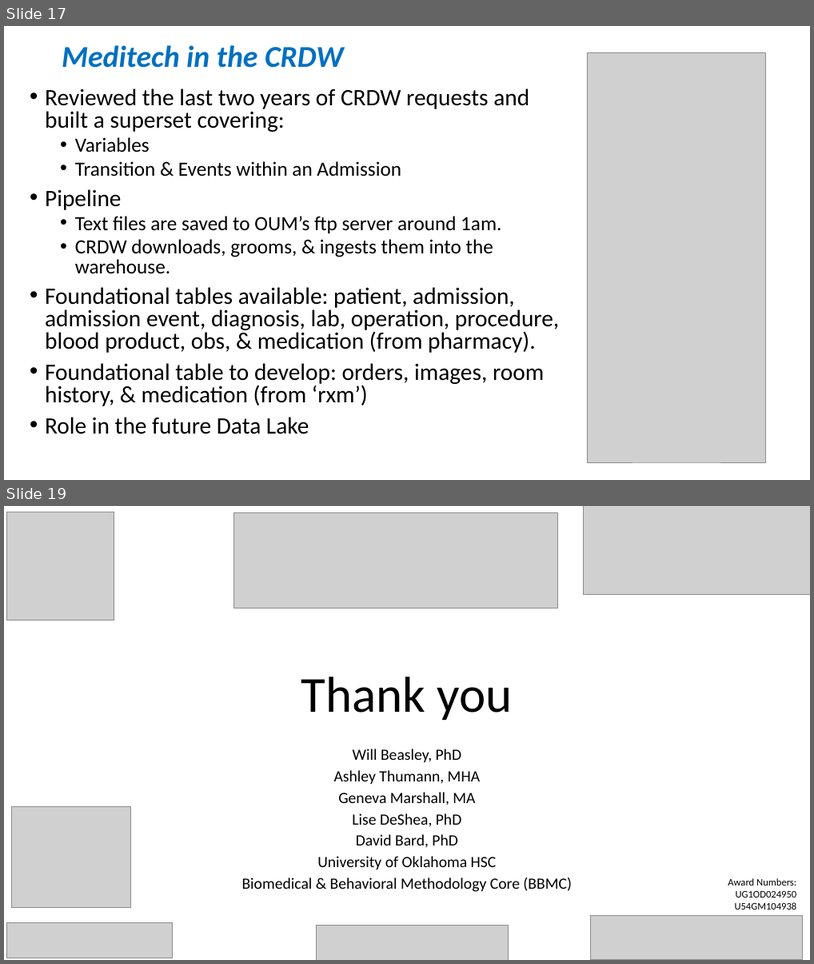
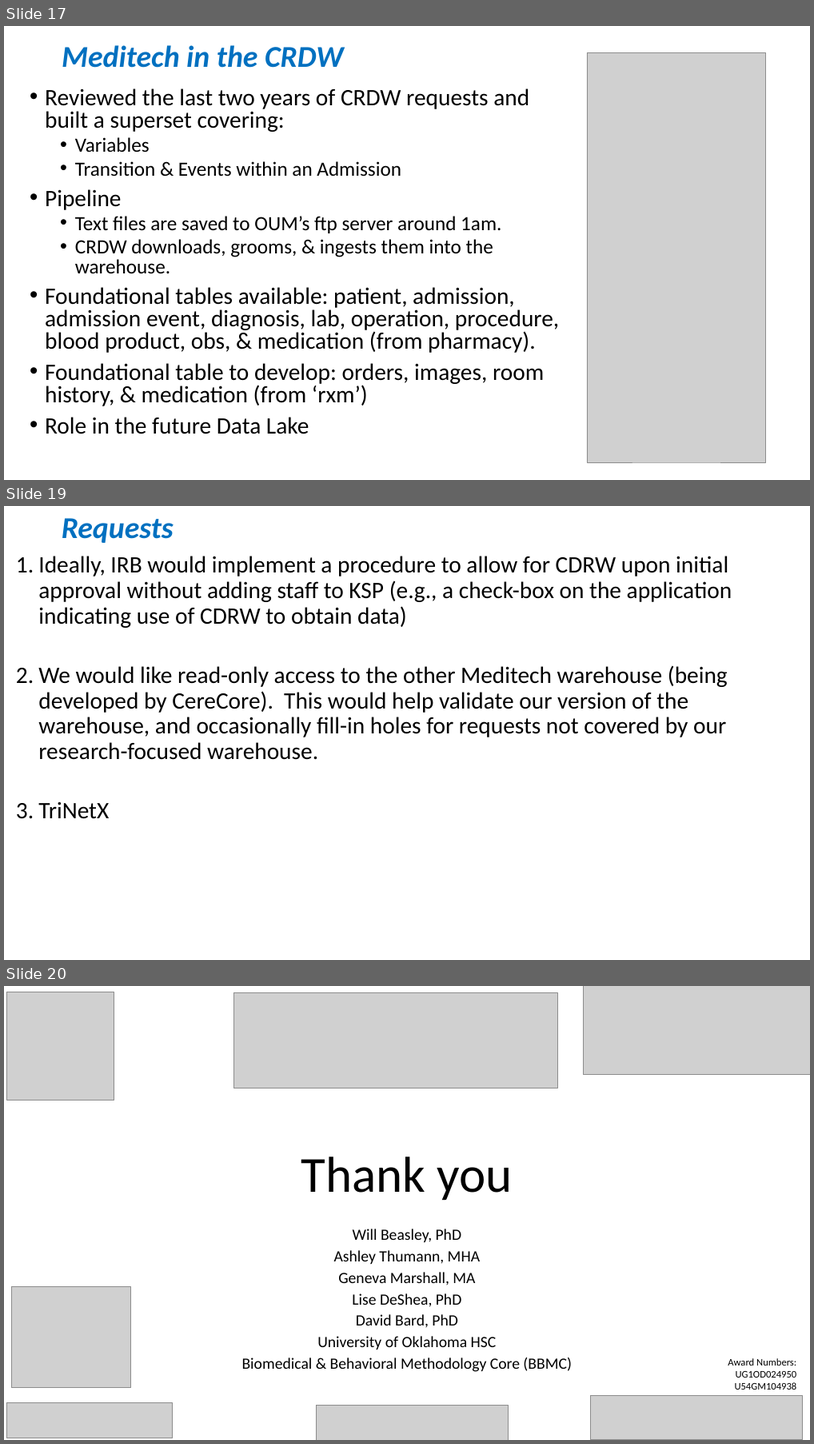
Before and after one commit to OuhscBbmc/prairie-outpost-public, a slide deck: publications/presentation-2021-02-aac/crdw-2021-02.pptx. Shown one above the other, each under a label of ours: slides 17 and 19 before the commit, slides 17, 19 and 20 after it; the slides between them are not shown. The pictures are 814x964 and 814x1444 pixels, drawn with LibreOffice and Linux fonts; fonts in the diff are those of the drawing; grey boxes stand for pictures; background and template pictures are left out. Boxes give left, top, right and bottom in pixels: in the first picture for what was removed or moved away, otherwise in the second. Text is boxed around its words. In the diff, an @@ line names an element or a change of style, - is before the commit and + after.

```diff
--- a/publications/presentation-2021-02-aac/crdw-2021-02.pptx
+++ b/publications/presentation-2021-02-aac/crdw-2021-02.pptx
@@ slide 19 added at [4,506,810,960], background #FFFFFF @@
@@ title added at [62,518,174,543], 36 pt, text #0070C0, bold, italic @@
+Requests
@@ text added at [38,556,733,819], 28 pt, text #000000 @@
+  1. Ideally, IRB would implement a procedure to allow for CDRW upon initial approval without adding staff to KSP (e.g., a check-box on the application indicating use of CDRW to obtain data)
+  2. We would like read-only access to the other Meditech warehouse (being developed by CereCore). This would help validate our version of the warehouse, and occasionally fill-in holes for requests not covered by our research-focused warehouse.
+  3. TriNetX
@@ what was slide 19 is now slide 20 @@
```
Also in this commit, not shown: 7 slides changed.
